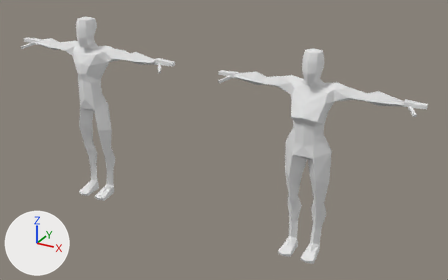
One commit to the Blender file assets/reference_models/base_low_poly_rigged_references.blend: the scene before it, then after it.
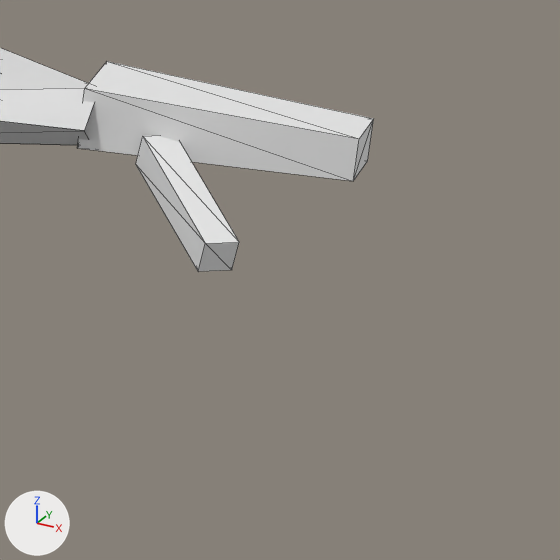
The first picture shows the older version from a 50 mm lens placed at (2.57, -4.08, 2.88), pointed at (0.26, 0.12, 0.78). The close-ups show the older and then the newer version on the part from 88% to 99% of the width and 34% to 51% of the height of that picture. Only the edits that show in the close-ups are written down. The lights are fixed; the arrows at lower left show +X, +Y and +Z. The close-ups show mesh edges as thin lines.

Before the edit, the objects in view are built like this:
```python
me_yarts_female_simple_hands_rigged_mesh_data_002 = bpy.data.meshes.new('YARTS_Female_Simple_Hands_Rigged_Mesh_Data.002')
me_yarts_female_simple_hands_rigged_mesh_data_002.from_pydata(...)  # 1384 vertices, 484 faces; spans x -0.82..0.82, y -0.16..0.16, z 0.0..1.69
me_yarts_female_simple_hands_rigged_mesh_data_002.materials.append(mat_basemodels_initialshadinggroup_006)  # white #e7e7e7
# before: 1373 (0.77, -0.01, 1.32) at pixel (231, 270), 1374 (0.77, -0.01, 1.32) at pixel (231, 270), 1376 (0.75, -0.02, 1.32) at pixel (198, 271), 1377 (0.75, -0.02, 1.32) at pixel (198, 271), 1378 (0.76, -0.02, 1.34) at pixel (205, 243)
# before: 1380 (0.76, -0.02, 1.34) at pixel (205, 243), 1381 (0.77, -0.01, 1.34) at pixel (239, 242), 1383 (0.77, -0.01, 1.34) at pixel (239, 242)
ob_yarts_female_simple_hands_rigged_mesh = bpy.data.objects.new('YARTS_Female_Simple_Hands_Rigged_Mesh', me_yarts_female_simple_hands_rigged_mesh_data_002)
ob_yarts_female_simple_hands_rigged_mesh.location = (1.05, 0.0, 0.0)
```
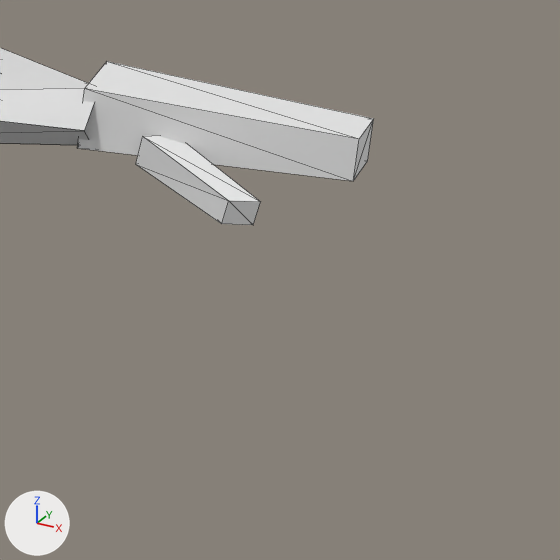
Where the change shows, as pixel boxes (x1, y1, x2, y2) in the close-ups (560 x 560 px; the box of a moved part takes in the faces that stretch with it):
'YARTS_Female_Simple_Hands_Rigged_Mesh', reshaped
    before: (0, 48, 374, 272)
    after: (0, 48, 374, 225)
part 1 of me_yarts_female_simple_hands_rigged_mesh_data_002, moved or reshaped
    before: (198, 242, 239, 272)
    after: (222, 201, 260, 225)
part 2 of me_yarts_female_simple_hands_rigged_mesh_data_002, moved or reshaped
    before: (136, 136, 239, 271)
    after: (136, 136, 260, 224)

Diff of the bpy script that builds the scene:
```diff
--- a/assets/reference_models/base_low_poly_rigged_references.blend.py
+++ b/assets/reference_models/base_low_poly_rigged_references.blend.py
@@ me_yarts_female_simple_hands_rigged_mesh_data_002 @@
 me_yarts_female_simple_hands_rigged_mesh_data_002.from_pydata(...)  # 1384 vertices, 484 faces; spans x -0.82..0.82, y -0.16..0.16, z 0.0..1.69
 # used by ob_yarts_female_simple_hands_rigged_mesh; location = (1.05, 0.0, 0.0)
+# me_yarts_female_simple_hands_rigged_mesh_data_002 part 1: the loose piece of 4 vertices spanning x 0.75..0.77, y -0.02..-0.01, z 1.32..1.34 is moved by (0.0, 0.05, 0.01)
+# me_yarts_female_simple_hands_rigged_mesh_data_002 part 2
+for i in [1373, 1374, 1376, 1377, 1378, 1380, 1381, 1383]: me_yarts_female_simple_hands_rigged_mesh_data_002.vertices[i].co += Vector((0.0, 0.05, 0.01))
 me_yarts_female_simple_hands_rigged_mesh_data_002.materials.append(mat_basemodels_initialshadinggroup_006)
```
